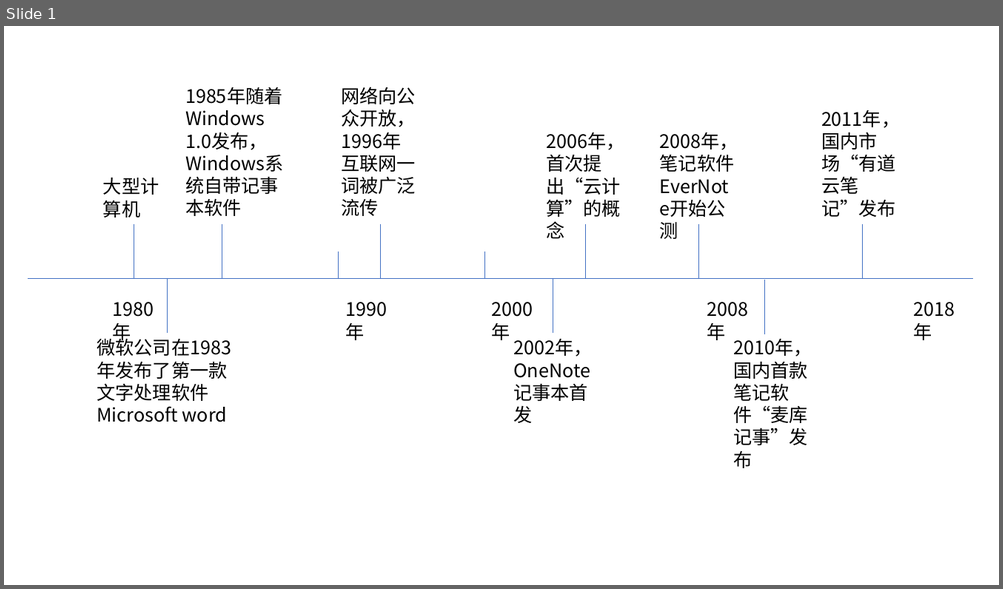
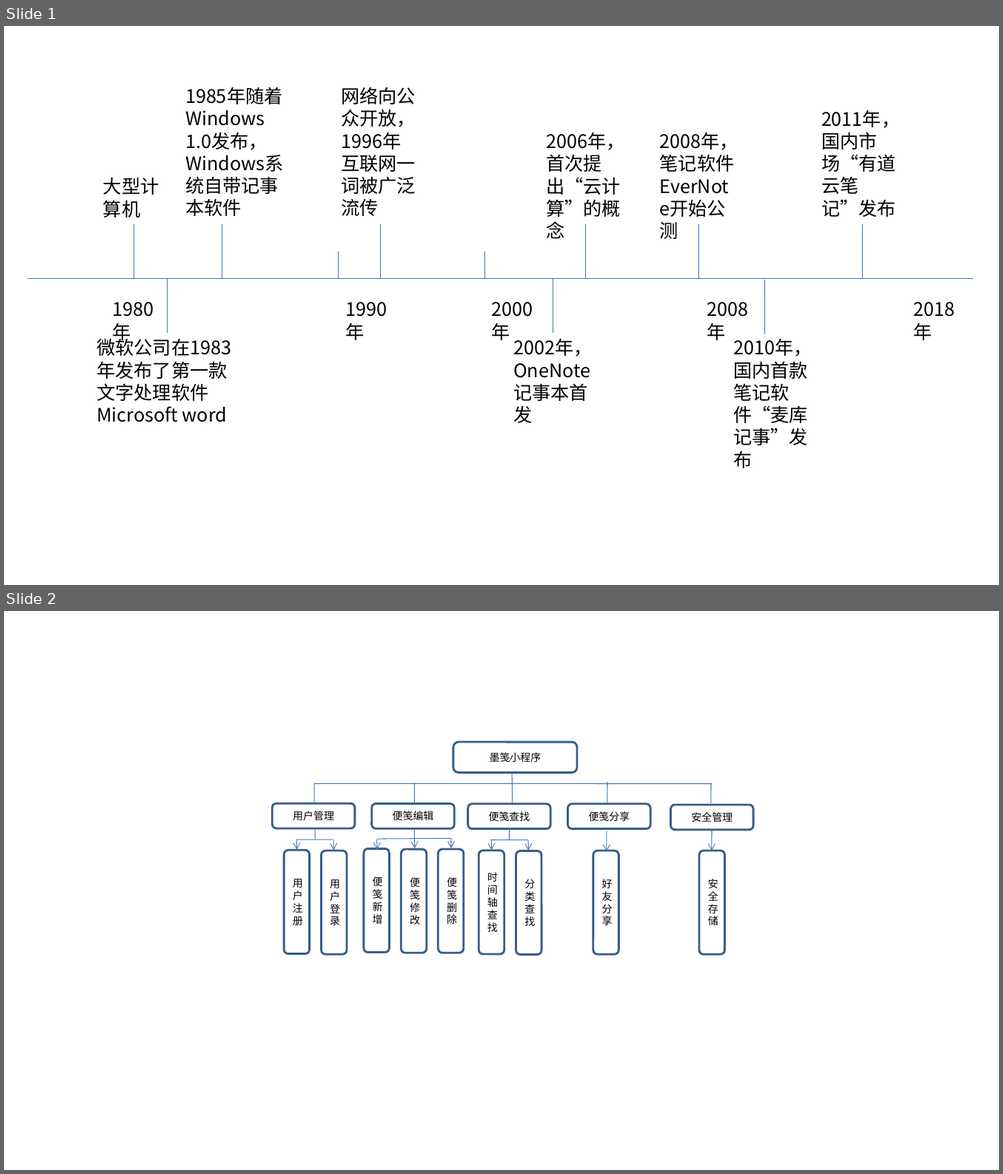
Before and after one commit to Alili99/My-documen, a slide deck: 毕业设计/演示文稿1.pptx. Shown one above the other, each under a label of ours: slide 1 before the commit, slides 1 and 2 after it. The pictures are 1003x589 and 1003x1174 pixels, drawn with LibreOffice and Linux fonts; fonts in the diff are those of the drawing. Boxes give left, top, right and bottom in pixels: in the first picture for what was removed or moved away, otherwise in the second. Text is boxed around its words. In the diff, an @@ line names an element or a change of style, - is before the commit and + after.

```diff
--- a/毕业设计/演示文稿1.pptx
+++ b/毕业设计/演示文稿1.pptx
@@ slide 2 added at (4, 611, 999, 1170), background #FFFFFF @@
@@ group added at (272, 742, 753, 955): 13 rounded rectangles, 10 lines, 7 arrows @@
+好友分享
+便笺新增
+便笺修改
+便笺删除
+墨笺小程序
+用户管理
+便笺编辑
+便笺查找
+便笺分享
+安全管理
+安全存储
+用户注册
+用户登录
@@ line added from (509, 840) to (509, 828), #4472C4 0.75 pt @@
@@ rounded rectangle added at (478, 851, 504, 954), outline #385D8A 2 pt, 10 pt, text #000000 @@
+时间轴查找
@@ line added from (490, 840) to (528, 840), #4A7EBB 0.75 pt @@
@@ arrow added from (491, 840) to (491, 851), #4A7EBB 0.75 pt @@
@@ rounded rectangle added at (516, 851, 541, 955), outline #385D8A 2 pt, 10 pt, text #000000 @@
+分类查找
@@ arrow added from (529, 840) to (529, 851), #4A7EBB 0.75 pt @@
```
Also in this commit, not shown: 12 other files.
